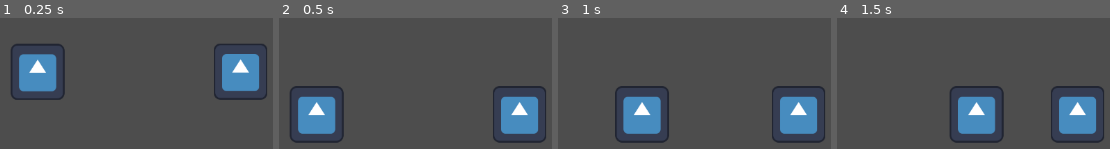
Above: before the commit, frames 1-4 (left to right).
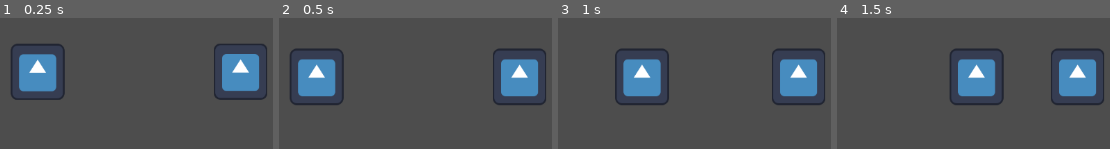
Above: after the commit, the same moments.

Repository: Fabian-Rodz/LightAndDarkness
Game: Godot game, scene res://scenes/game.tscn
The game is run twice, just before and just after one commit, with the same random seed, the same clock (stepped at 60 frames per second) and the same inputs. Before the commit the project starts from res://scenes/players.tscn. The engine's default icon, where the game draws it, is replaced by a stand-in: a white triangle on a blue panel in a dark square.
Inputs:
- Up to frame 1 (0.25 s): no input
- Up to frame 2 (0.5 s): no input
- Up to frame 3 (1 s): tap Enter (ui_accept) at 0.5, 0.77 s; hold Right (ui_right) from 0.53 s (still down)
- Up to frame 4 (1.5 s): keep holding Right (ui_right)

Frame 1 is identical in both runs. In frame 2, 19% of the frame differs, in the area x 4-98%, y 23-96%; in frame 3, 19%; in frame 4, 19%.

Commit message:
base codes
implement base code for player, rooms and comments in different functions

Diff:
--- a/project.godot
+++ b/project.godot
@@ -11,7 +11,7 @@
 [application]
 
 config/name="LightAndDarkness"
-run/main_scene="res://scenes/players.tscn"
+run/main_scene="uid://djnvhckgwkv47"
 config/features=PackedStringArray("4.6", "Forward Plus")
 config/icon="res://icon.svg"
 
--- /dev/null
+++ b/scenes/game.tscn
@@ -0,0 +1,12 @@
+[gd_scene format=3 uid="uid://djnvhckgwkv47"]
+
+[ext_resource type="Script" uid="uid://cj486ikaxkpoo" path="res://scripts/game_manager.gd" id="1_yqjtg"]
+[ext_resource type="PackedScene" uid="uid://s4x8fmp33qge" path="res://scenes/players/players.tscn" id="2_lnu2h"]
+[ext_resource type="PackedScene" uid="uid://dyn4bytoirbrn" path="res://scenes/rooms/room_1.tscn" id="3_lnu2h"]
+
+[node name="Game" type="Node2D" unique_id=397357586]
+script = ExtResource("1_yqjtg")
+
+[node name="Players" parent="." unique_id=1753759059 instance=ExtResource("2_lnu2h")]
+
+[node name="Room_1" parent="." unique_id=429381505 instance=ExtResource("3_lnu2h")]
--- a/scenes/player_1.tscn
+++ /dev/null
@@ -1,8 +0,0 @@
-[gd_scene format=3 uid="uid://8y6n0f51vg54"]
-
-[ext_resource type="PackedScene" uid="uid://cmlvmxbrtdbao" path="res://scenes/player_class.tscn" id="1_rfmnd"]
-
-[node name="Player1" unique_id=1500297690 instance=ExtResource("1_rfmnd")]
-
-[node name="Sprite2D" parent="." index="0" unique_id=79871794]
-visible = true
--- a/scenes/player_2.tscn
+++ /dev/null
@@ -1,8 +0,0 @@
-[gd_scene format=3 uid="uid://nbgj5x4xvh5e"]
-
-[ext_resource type="PackedScene" uid="uid://cmlvmxbrtdbao" path="res://scenes/player_class.tscn" id="1_l6tho"]
-
-[node name="Player2" unique_id=1500297690 instance=ExtResource("1_l6tho")]
-
-[node name="Sprite2D" parent="." index="0" unique_id=79871794]
-visible = true
--- a/scenes/players.tscn
+++ /dev/null
@@ -1,27 +0,0 @@
-[gd_scene format=3 uid="uid://s4x8fmp33qge"]
-
-[ext_resource type="Script" uid="uid://b8gt5dnkf7yi6" path="res://scripts/main_game_manager.gd" id="1_j4k85"]
-[ext_resource type="PackedScene" uid="uid://8y6n0f51vg54" path="res://scenes/player_1.tscn" id="2_k38wr"]
-[ext_resource type="PackedScene" uid="uid://nbgj5x4xvh5e" path="res://scenes/player_2.tscn" id="3_rs3sp"]
-
-[sub_resource type="WorldBoundaryShape2D" id="WorldBoundaryShape2D_bl13t"]
-
-[node name="Players" type="Node2D" unique_id=1753759059]
-script = ExtResource("1_j4k85")
-
-[node name="StaticBody2D" type="StaticBody2D" parent="." unique_id=1338458179]
-position = Vector2(14, 643)
-collision_layer = 4
-
-[node name="CollisionShape2D" type="CollisionShape2D" parent="StaticBody2D" unique_id=397009206]
-shape = SubResource("WorldBoundaryShape2D_bl13t")
-metadata/_edit_lock_ = true
-
-[node name="Player1" parent="." unique_id=1500297690 instance=ExtResource("2_k38wr")]
-
-[node name="Player2" parent="." unique_id=866617092 instance=ExtResource("3_rs3sp")]
-position = Vector2(-1463, 2)
-
-[node name="Camera2D" type="Camera2D" parent="." unique_id=395721969]
-position = Vector2(612, 41)
-zoom = Vector2(0.2, 0.2)
--- /dev/null
+++ b/scenes/players/player_1.tscn
@@ -0,0 +1,5 @@
+[gd_scene format=3 uid="uid://8y6n0f51vg54"]
+
+[ext_resource type="PackedScene" uid="uid://cmlvmxbrtdbao" path="res://scenes/players/player_class.tscn" id="1_rfmnd"]
+
+[node name="Player1" unique_id=1500297690 instance=ExtResource("1_rfmnd")]
--- /dev/null
+++ b/scenes/players/player_2.tscn
@@ -0,0 +1,8 @@
+[gd_scene format=3 uid="uid://nbgj5x4xvh5e"]
+
+[ext_resource type="PackedScene" uid="uid://cmlvmxbrtdbao" path="res://scenes/players/player_class.tscn" id="1_l6tho"]
+
+[node name="Player2" unique_id=1500297690 instance=ExtResource("1_l6tho")]
+
+[node name="EnvironmentCollision" parent="." index="1" unique_id=128762953]
+debug_color = Color(0.12774861, 0, 0.8530297, 0.41960785)
--- /dev/null
+++ b/scenes/players/players.tscn
@@ -0,0 +1,19 @@
+[gd_scene format=3 uid="uid://s4x8fmp33qge"]
+
+[ext_resource type="Script" uid="uid://b8gt5dnkf7yi6" path="res://scripts/players_manager.gd" id="1_j4k85"]
+[ext_resource type="PackedScene" uid="uid://8y6n0f51vg54" path="res://scenes/players/player_1.tscn" id="2_k38wr"]
+[ext_resource type="PackedScene" uid="uid://nbgj5x4xvh5e" path="res://scenes/players/player_2.tscn" id="3_rs3sp"]
+
+[node name="Players" type="Node2D" unique_id=1753759059]
+script = ExtResource("1_j4k85")
+
+[node name="Player1" parent="." unique_id=1500297690 instance=ExtResource("2_k38wr")]
+test = "test1"
+
+[node name="Player2" parent="." unique_id=866617092 instance=ExtResource("3_rs3sp")]
+position = Vector2(-1463, 2)
+test = "test24"
+
+[node name="Camera2D" type="Camera2D" parent="." unique_id=395721969]
+position = Vector2(612, 41)
+zoom = Vector2(0.2, 0.2)
--- a/scenes/room_test.tscn
+++ /dev/null
@@ -1,20 +0,0 @@
-[gd_scene format=3 uid="uid://ds382wnq6tuxb"]
-
-[ext_resource type="Script" uid="uid://bxpy1bdgpsgcn" path="res://scripts/room_test.gd" id="1_twv5e"]
-[ext_resource type="PackedScene" uid="uid://s4x8fmp33qge" path="res://scenes/players.tscn" id="2_ca18f"]
-
-[sub_resource type="CircleShape2D" id="CircleShape2D_1745i"]
-
-[node name="RoomTest" type="Node2D" unique_id=429381505]
-script = ExtResource("1_twv5e")
-
-[node name="Players" parent="." unique_id=1753759059 instance=ExtResource("2_ca18f")]
-
-[node name="Area2D" type="Area2D" parent="." unique_id=1295646431]
-position = Vector2(733, 380.99997)
-scale = Vector2(23.485243, 23.326948)
-
-[node name="CollisionShape2D" type="CollisionShape2D" parent="Area2D" unique_id=760670762]
-shape = SubResource("CircleShape2D_1745i")
-
-[connection signal="body_entered" from="Area2D" to="." method="_on_area_2d_body_entered"]
--- /dev/null
+++ b/scenes/rooms/room_1.tscn
@@ -0,0 +1,7 @@
+[gd_scene format=3 uid="uid://dyn4bytoirbrn"]
+
+[ext_resource type="PackedScene" uid="uid://ds382wnq6tuxb" path="res://scenes/rooms/room_class.tscn" id="1_scgta"]
+[ext_resource type="Script" uid="uid://dtdkqslb8ty2n" path="res://scripts/rooms_scripts/room_1.gd" id="2_hnbyo"]
+
+[node name="Room_1" unique_id=429381505 instance=ExtResource("1_scgta")]
+script = ExtResource("2_hnbyo")
--- /dev/null
+++ b/scenes/rooms/room_class.tscn
@@ -0,0 +1,14 @@
+[gd_scene format=3 uid="uid://ds382wnq6tuxb"]
+
+[ext_resource type="Script" uid="uid://bxpy1bdgpsgcn" path="res://scripts/rooms_scripts/room_class.gd" id="1_vefaa"]
+
+[sub_resource type="WorldBoundaryShape2D" id="WorldBoundaryShape2D_vefaa"]
+
+[node name="room_class" type="Node2D" unique_id=429381505]
+script = ExtResource("1_vefaa")
+
+[node name="StaticBody2D" type="StaticBody2D" parent="." unique_id=1528303112]
+position = Vector2(4, 373)
+
+[node name="CollisionShape2D" type="CollisionShape2D" parent="StaticBody2D" unique_id=1303857832]
+shape = SubResource("WorldBoundaryShape2D_vefaa")
--- /dev/null
+++ b/scripts/game_manager.gd
@@ -0,0 +1,16 @@
+extends Node2D
+
+@onready var players = get_node_or_null("Players")
+@onready var player_1 = players.get_node_or_null("Player1")
+@onready var player_2 = players.get_node_or_null("Player2")
+
+"""
+This will automatically ensure that ALL the rooms have references for each player.
+"""
+func set_up_all_rooms():
+	for room in get_children():
+		if room is Room:
+			room.set_players_reference(player_1, player_2)
+
+func _ready() -> void:
+	set_up_all_rooms()
--- a/scripts/player.gd
+++ b/scripts/player.gd
@@ -5,11 +5,11 @@
 const JUMP_VELOCITY = 2000
 const FALL_SPEED = 5
 
-#placeholder
+# with this will be able to control the name of the inputs
 var input_name
 
 @onready var interactable_collision: CollisionShape2D = $InteractableArea/InteractableCollision
-
+@export var test = "Test"
 enum Player_State{
 	Startup,
 	Active,
@@ -33,22 +33,6 @@
 			pass
 		Player_State.End_Screen:
 			pass
-
-##this function can be removed!
-#func change_sprite():
-	#"""
-	#this will setup the sprite,
-	#-> if this player is p_1, it  will hide p2_sprite
-	#-> if this player is p_2, it will hide p1_sprite
-	#"""
-	#if is_p1:
-		#sprite = p1_sprite
-		#p2_sprite.hide()
-	#else:
-		#sprite = p2_sprite
-		#p1_sprite.hide()
-	#sprite.show()
-
 
 func _ready() -> void:
 	setup()
@@ -79,12 +63,4 @@
 
 		Player_State.End_Screen:
 			pass
-
 	move_and_slide()
-
-
-#func _on_car_area_area_entered(area: Area2D) -> void:
-	#if "Food" in area.name:
-		#points += 1
-		#print("Points: " + str(points))
-	#print("Collision")
--- a/scripts/main_game_manager.gd
+++ b/scripts/players_manager.gd
@@ -1,7 +1,5 @@
 """
-This node holds the player. Each room/level is a node that
-contains this node as a child, which manages the player
-and its behavior logic.
+This node holds the players
 """
 extends Node2D
 @onready var player_1: CharacterBody2D = $Player1
@@ -24,14 +22,7 @@
 
 
 func _ready() -> void:
-	# this will make sure to identify the players
-	#player_1.is_p1 = true
-	#player_1.change_sprite()
-	#player_2.is_p1 = false
-	#player_2.change_sprite()
 	start_game()
-
-
 
 # Called every frame. 'delta' is the elapsed time since the previous frame.
 func _process(delta: float) -> void:
--- a/scripts/room_test.gd
+++ /dev/null
@@ -1,9 +0,0 @@
-extends Node2D
-
-@onready var player_1 = $Players/Player1
-@onready var player_2 = $Players/Player2
-
-
-func _on_area_2d_body_entered(body: Player) -> void:
-	if body == player_1:
-		print("Player 1 Entered")
--- /dev/null
+++ b/scripts/rooms_scripts/room_1.gd
@@ -0,0 +1,7 @@
+extends Room
+
+func _ready() -> void:
+	pass
+
+func _process(delta: float) -> void:
+	pass
--- /dev/null
+++ b/scripts/rooms_scripts/room_class.gd
@@ -0,0 +1,18 @@
+extends Node2D
+
+class_name Room
+"""
+This node will be the superclass for ALL rooms.
+Each room must have a reference to each Player in a variable.
+This is important because each room will manage the player differently,
+using different nodes, logic, and Area2D scenarios.
+
+"""
+
+@onready var player_1 : Player
+@onready var player_2  : Player
+
+# this functions is used in game_manager.gd
+func set_players_reference(p1 : Player, p2 : Player):
+	player_1 = p1
+	player_2 = p2
Renamed: scenes/player_class.tscn -> scenes/players/player_class.tscn
Not shown, added: scripts/game_manager.gd.uid
Renamed: scripts/main_game_manager.gd.uid -> scripts/players_manager.gd.uid
Not shown, added: scripts/rooms_scripts/room_1.gd.uid
Renamed: scripts/room_test.gd.uid -> scripts/rooms_scripts/room_class.gd.uid
